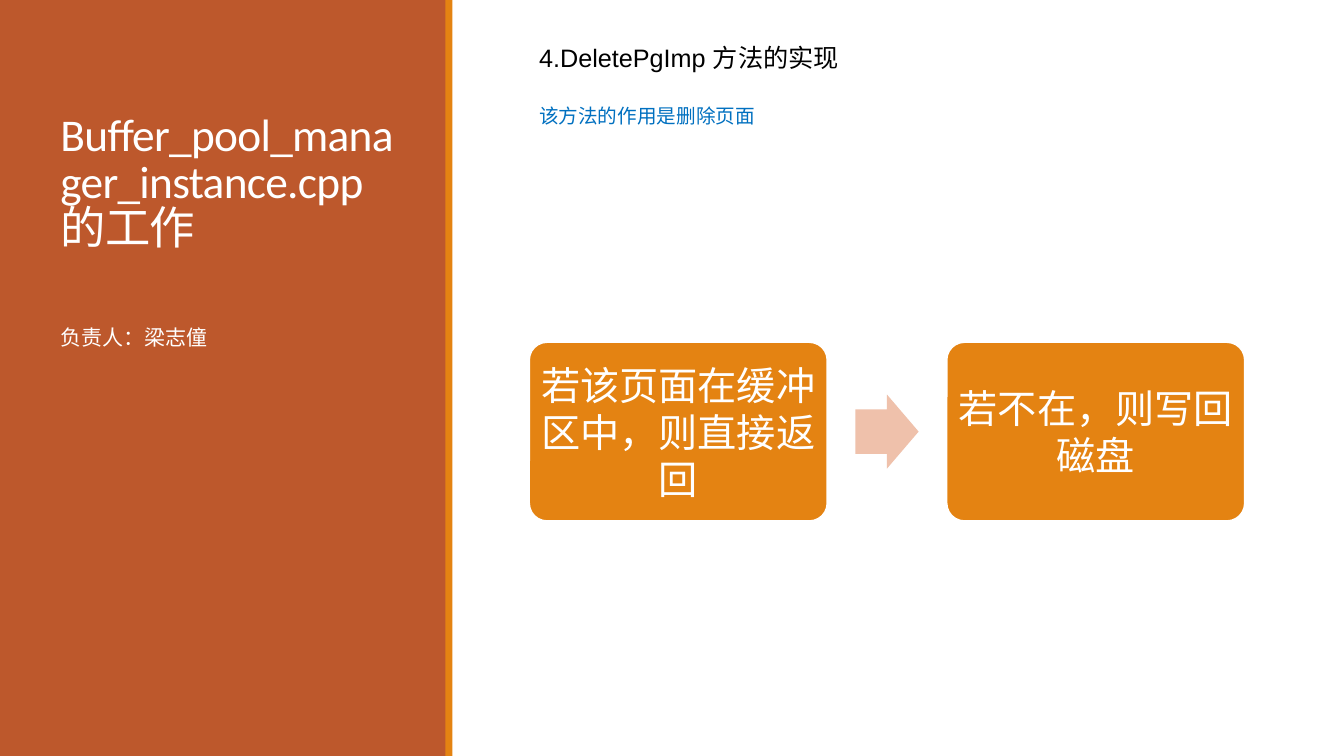
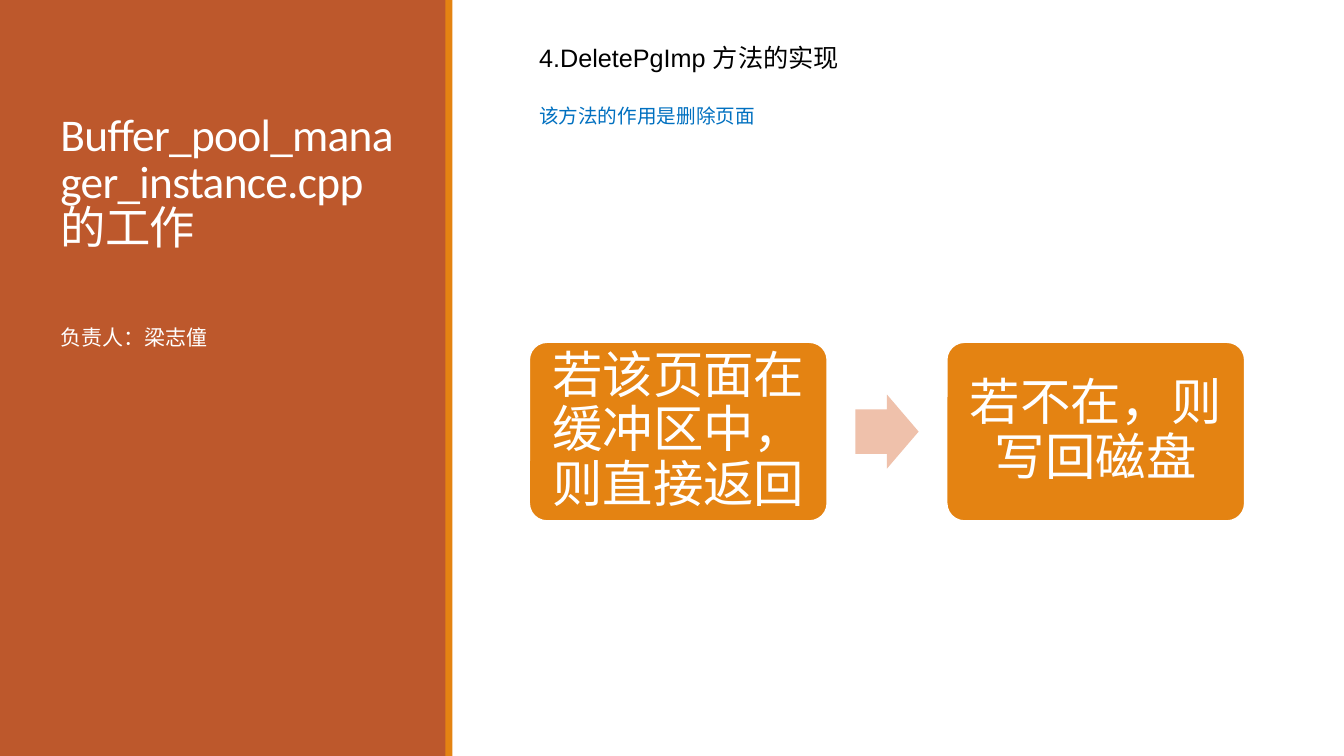
Before and after one commit to SDataBaseGroup/Database-lab, a slide deck: slide 20 of 缓冲区管理器与B+树的总ppt.pptx (slide 19 before the commit). Drawn at 1344x756 pixels with LibreOffice and Linux fonts; fonts in the diff are those of the drawing. Boxes give left, top, right and bottom in pixels: in the first picture for what was removed or moved away, otherwise in the second. Text is boxed around its words. In the diff, an @@ line names an element or a change of style, - is before the commit and + after.

```diff
--- a/缓冲区管理器与B+树的总ppt.pptx
+++ b/缓冲区管理器与B+树的总ppt.pptx
@@ text "若该页面在缓冲区中，则直接返回" at (552,342,804,506): size 28 to 36 pt; line spacing 1 to 0.9; more space between paragraphs @@
@@ text "若不在，则写回磁盘" at (970,377,1222,479): size 28 to 36 pt; line spacing 1 to 0.9; more space between paragraphs @@
```
Also in this commit, not shown: 6 other slides changed, 2 slides added.
